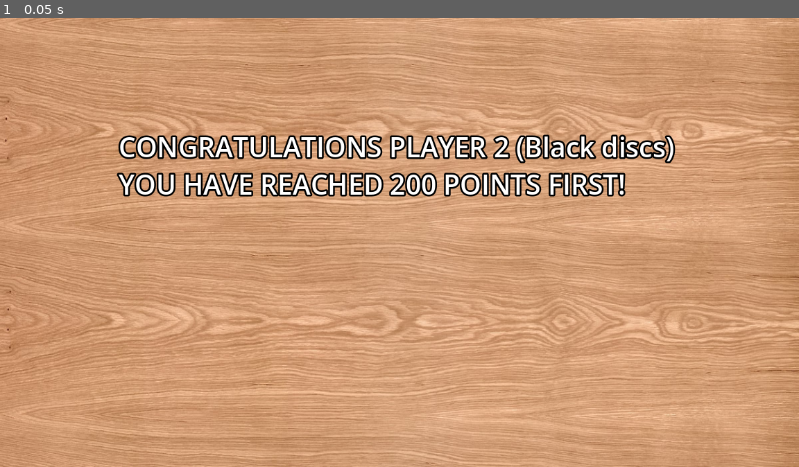
Above: before the commit, frame 1.
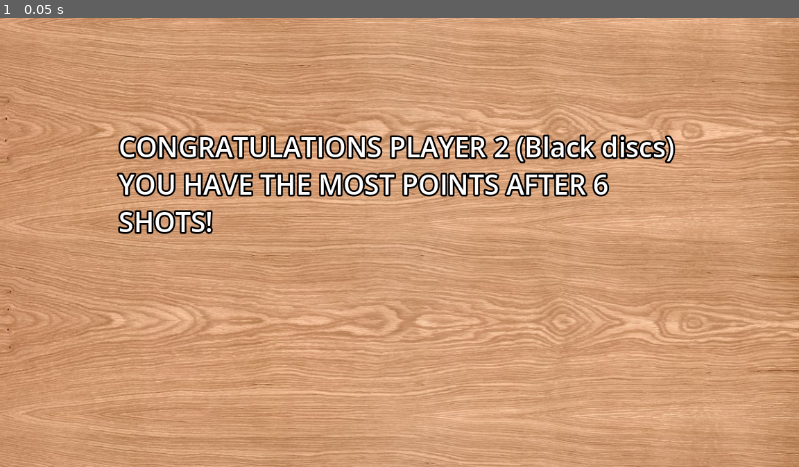
Above: after the commit, the same moment.

Repository: WadeCanavan/Crokinole
Game: Godot game, scene res://Scenes/winner.tscn
Two runs of this game, one before a commit and one after it. Both use one fixed random seed, a clock stepped at 60 frames per second and the inputs below. This scene is started directly instead of the project's main scene.
Inputs:
- Up to frame 1 (0.05 s): no input

The runs differ from the first frame. In frame 1, 2.5% of the frame differs, in the area x 14-79%, y 34-49%.

Commit message:
Winner senes adjusted

Diff:
--- a/Scenes/winner.gd
+++ b/Scenes/winner.gd
@@ -3,7 +3,7 @@
 
 # Called when the node enters the scene tree for the first time.
 func _ready():
-	if Global.woodTotalPoints > Global.blackTotalPoints :
+	if Global.woodPoints > Global.blackPoints :
 		$BlackWinnerLabel.set_text("")
 	else :
 		$WoodWinnerLabel.set_text("")
--- a/Scenes/winner.tscn
+++ b/Scenes/winner.tscn
@@ -37,7 +37,7 @@
 theme_override_colors/font_outline_color = Color(0, 0, 0, 1)
 theme_override_constants/outline_size = 10
 theme_override_font_sizes/normal_font_size = 39
-text = "CONGRATULATIONS PLAYER 1 (Wood discs) YOU HAVE REACHED 200 POINTS FIRST!"
+text = "CONGRATULATIONS PLAYER 1 (Wood discs) YOU HAVE THE MOST POINTS AFTER 6 SHOTS"
 
 [node name="BlackWinnerLabel" type="RichTextLabel" parent="."]
 clip_contents = false
@@ -54,4 +54,4 @@
 theme_override_colors/font_outline_color = Color(0, 0, 0, 1)
 theme_override_constants/outline_size = 10
 theme_override_font_sizes/normal_font_size = 39
-text = "CONGRATULATIONS PLAYER 2 (Black discs) YOU HAVE REACHED 200 POINTS FIRST!"
+text = "CONGRATULATIONS PLAYER 2 (Black discs) YOU HAVE THE MOST POINTS AFTER 6 SHOTS!"
